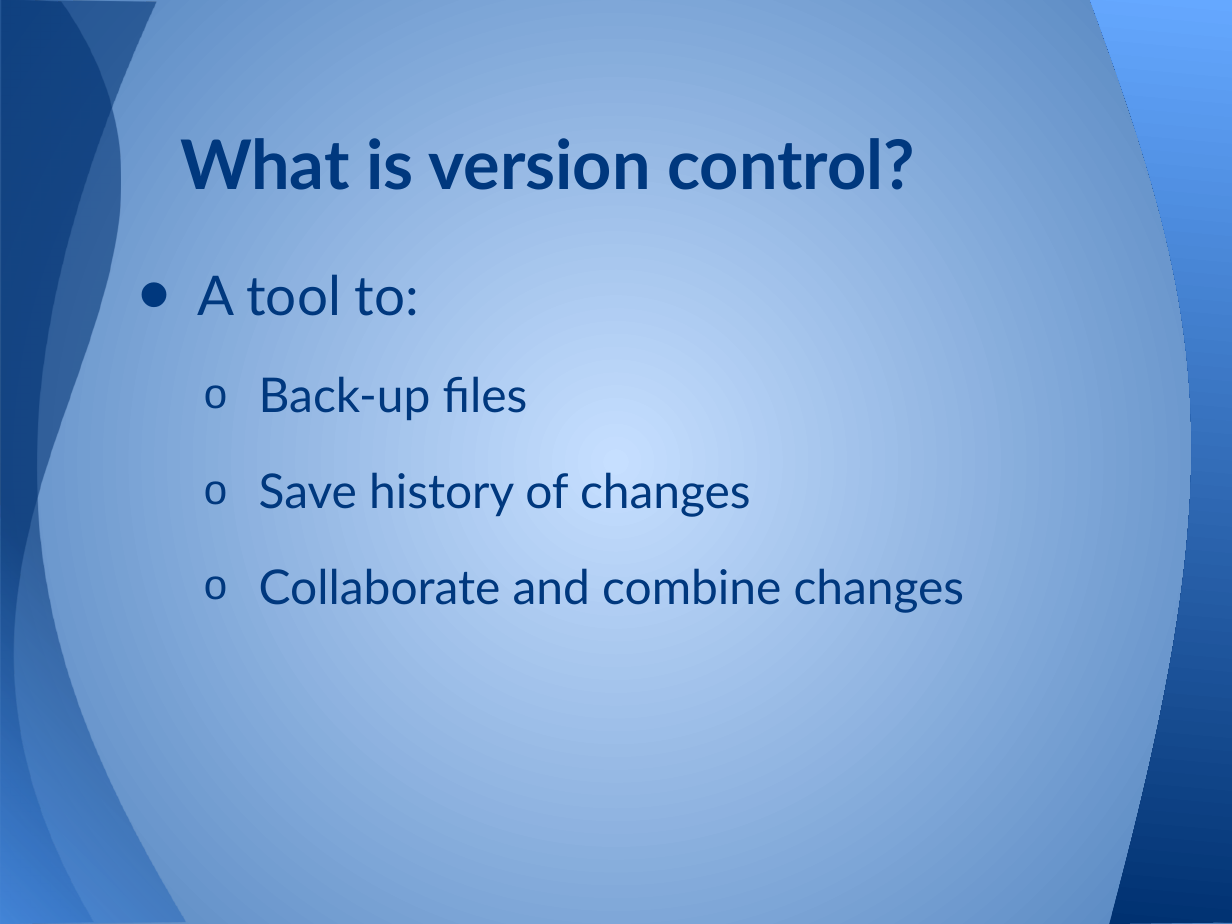
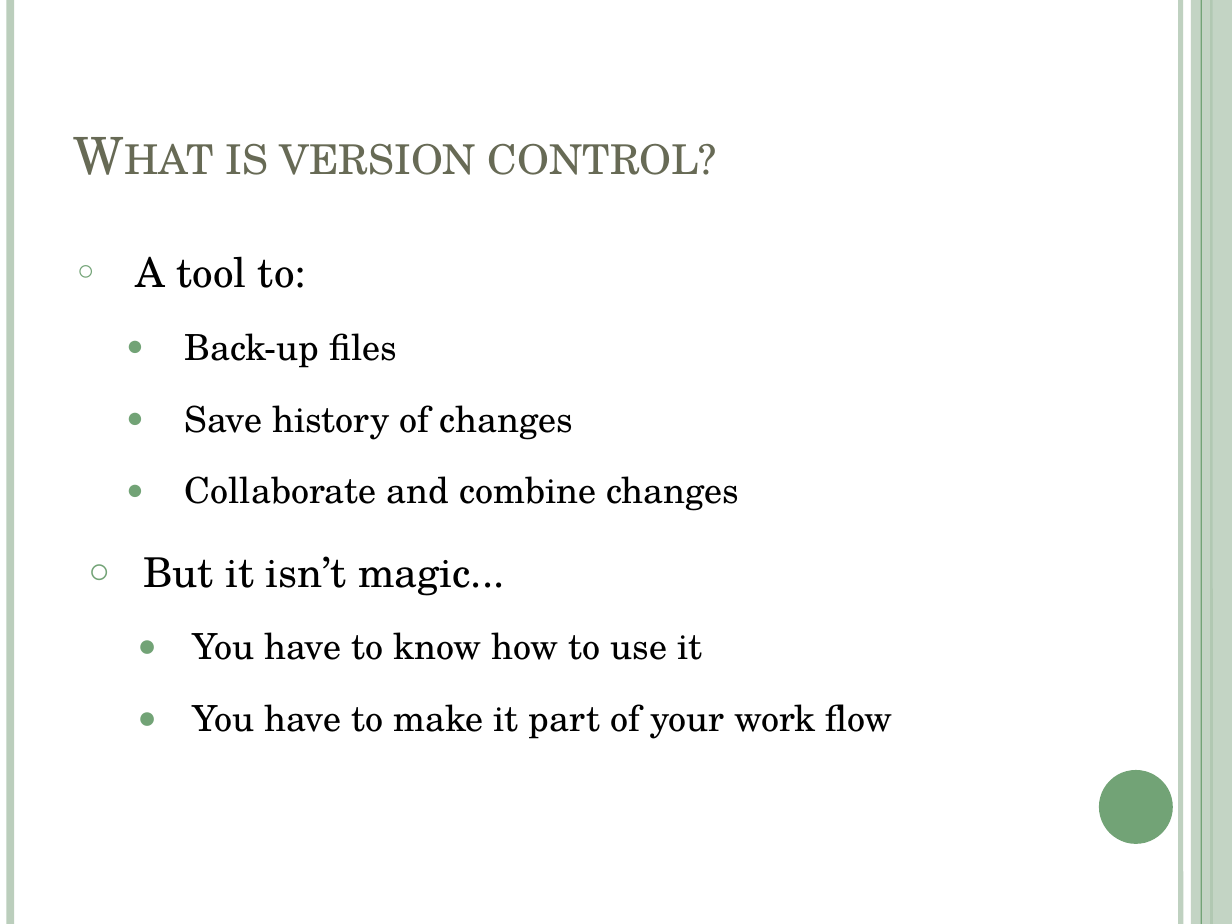
Before and after one commit to swcarpentry/DEPRECATED-boot-camps, a slide deck: slide 2 of 06-version-control-local/git_local.pptx. Drawn at 1232x924 pixels with LibreOffice and Linux fonts; fonts in the diff are those of the drawing. Boxes give left, top, right and bottom in pixels: in the first picture for what was removed or moved away, otherwise in the second. Text is boxed around its words. In the diff, an @@ line names an element or a change of style, - is before the commit and + after.

```diff
--- a/06-version-control-local/git_local.pptx
+++ b/06-version-control-local/git_local.pptx
@@ background gradient #C6DFFF to #4F81BD to #FFFFFF @@
@@ freeform shape removed at box(0, 0, 185, 924) @@
@@ freeform shape removed at box(0, 0, 267, 924) @@
@@ line added from (10, 0) to (10, 924), #BCCEBD 4.5 pt @@
@@ freeform shape removed at box(1090, 0, 1232, 924) @@
@@ line added from (1180, 0) to (1180, 924), #BCCEBD 3 pt @@
@@ rectangle added at box(1191, 0, 1232, 924), fill #BCCEBD at 87% opacity @@
@@ line added from (1201, 0) to (1201, 924), #72A376 0.75 pt @@
@@ line added from (1211, 0) to (1211, 924), #72A376 1.5 pt @@
@@ title "What is version control?": place and size @@
-title "What is version control?" at box(180, 138, 914, 190)
+title "What is version control?" at box(225, 143, 717, 175)
@@ title "What is version control?" at box(225, 143, 717, 175): size 40 to 30 pt, font Lato to TeX Gyre Schola, text colour #00387E to #676A55, bold off, small capitals on; indent changed @@
@@ text "A tool to:": place and size @@
-text "A tool to:" at box(197, 274, 965, 613)
+text "A tool to:" at box(135, 256, 893, 739)
@@ text at box(135, 256, 739, 511): size 32 to 24 pt in "A tool to:"; font Lato to TeX Gyre Schola, text colour #00387E to #000000 in "A tool to:", "Back-up files", "Save history of changes", "Collaborate and combine changes"; size 28 to 21 pt in "Back-up files", "Save history of changes", "Collaborate and combine changes"; bullet • to ○; more space between paragraphs; bullet colour #00387E to #72A376; bullet o to ●; less space between paragraphs @@
@@ text at box(143, 556, 893, 739): paragraphs added @@
+○ But it isn’t magic...
+  ● You have to know how to use it
+  ● You have to make it part of your work flow
@@ ellipse added at box(1099, 770, 1173, 844), fill #72A376 @@
```
Also in this commit, not shown: 11 other slides changed, 10 slides added, 18 slides removed, 1 other file.
